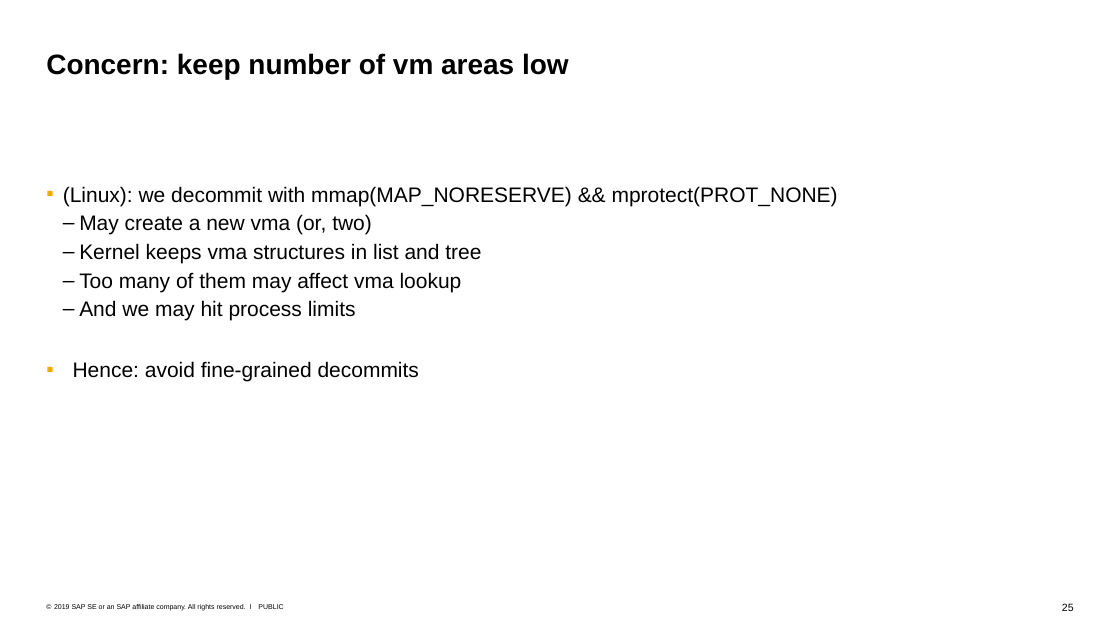
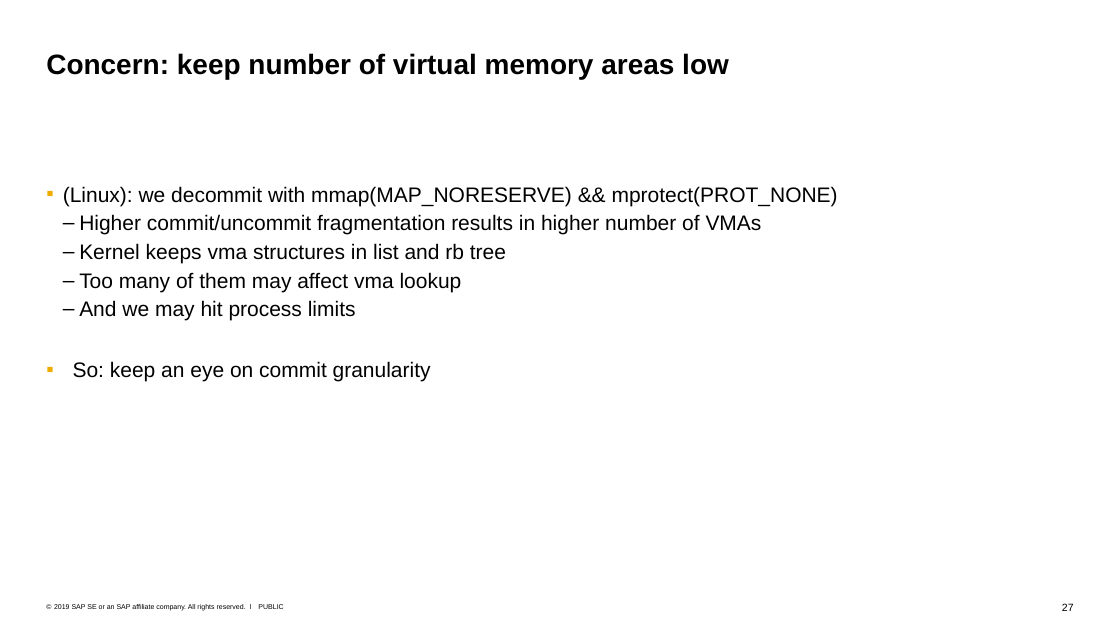
Before and after one commit to tstuefe/talk-fosdem20, a slide deck: slide 27 of fosdem20-taming-metaspace.pptx (slide 25 before the commit). Drawn at 1120x630 pixels with LibreOffice and Linux fonts; fonts in the diff are those of the drawing. Boxes give left, top, right and bottom in pixels: in the first picture for what was removed or moved away, otherwise in the second. Text is boxed around its words. In the diff, an @@ line names an element or a change of style, - is before the commit and + after.

```diff
--- a/fosdem20-taming-metaspace.pptx
+++ b/fosdem20-taming-metaspace.pptx
@@ title at box(46, 53, 729, 79): text changed @@
-Concern: keep number of vm areas low
+Concern: keep number of virtual memory areas low
@@ text at box(79, 214, 762, 263): text changed @@
-    – May create a new vma (or, two)
-    – Kernel keeps vma structures in list and tree
+    – Higher commit/uncommit fragmentation results in higher number of VMAs
+    – Kernel keeps vma structures in list and rb tree
@@ text at box(73, 361, 431, 382): text changed @@
-  ▪ Hence: avoid fine-grained decommits
+  ▪ So: keep an eye on commit granularity
@@ page number at box(1062, 603, 1074, 611): text changed @@
-25
+27
```
Also in this commit, not shown: 9 other slides changed, 3 slides added, 1 slide removed, 1 other file.
